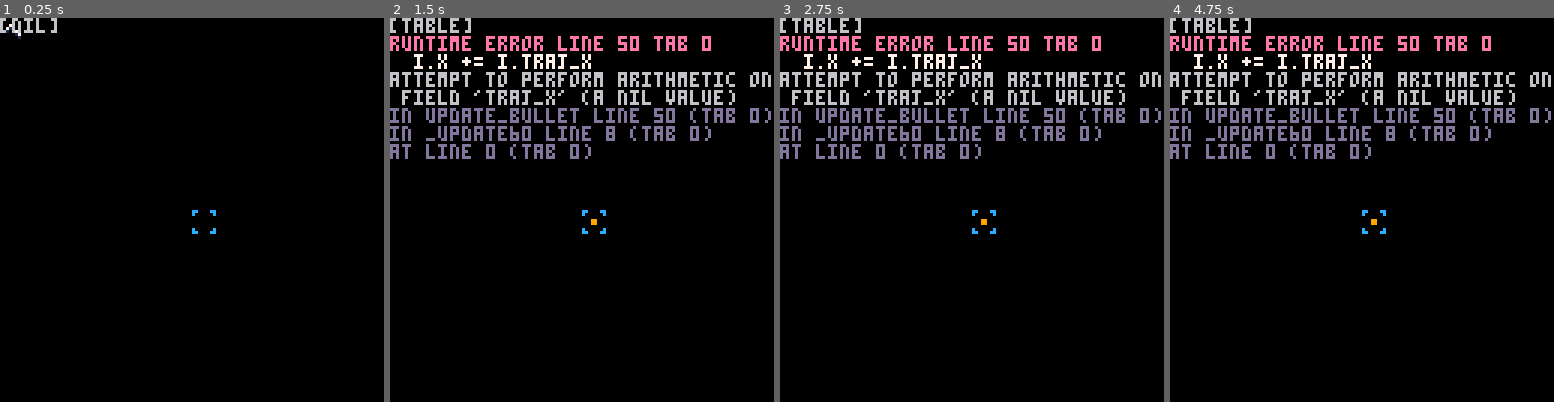
Above: before the commit, frames 1-4 (left to right).
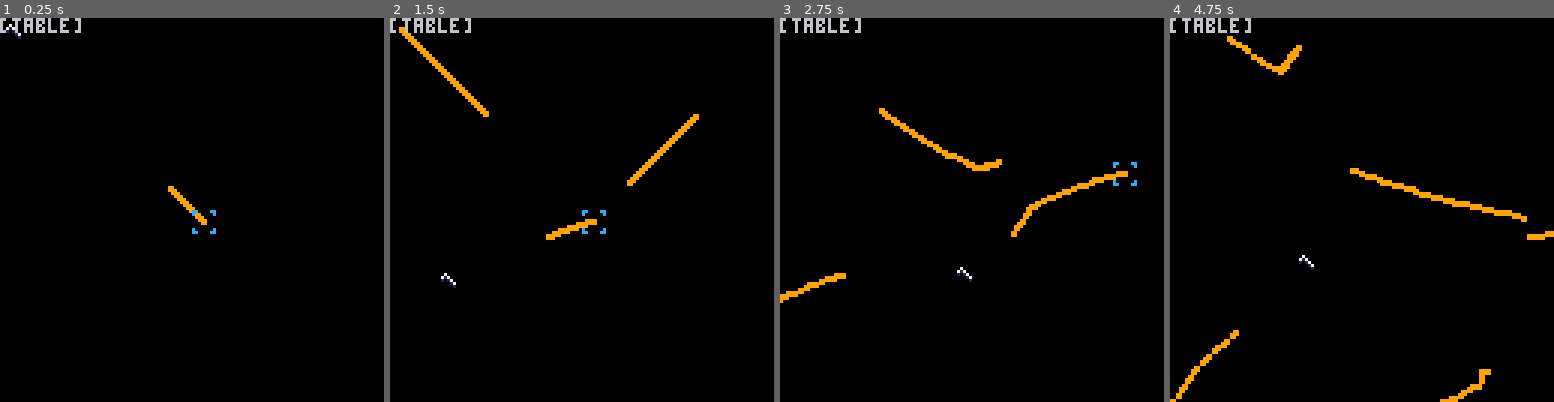
Above: after the commit, the same moments.

Repository: Yolwoocle/birds_with_guns
Game: PICO-8 cartridge zeldalike.p8
The game is run twice, just before and just after one commit, with the same random seed, the same clock (stepped at 60 frames per second) and the same inputs.
Inputs (mouse positions are in pixels of both pictures, inside the frame that each line leads up to):
- Up to frame 1 (0.25 s): no input
- Up to frame 2 (1.5 s): click (670, 121) at 0.67 s; tap O (Z key) at 0.7 s; click (436, 267) at 1.22 s
- Up to frame 3 (2.75 s): hold Right 1.6-2.1 s; tap O (Z key) at 1.7, 2.1, 2.5 s; click (887, 114) at 1.77 s; hold Up 2.15-2.42 s; click (952, 259) at 2.32 s; hold Right from 2.47 s (still down)
- Up to frame 4 (4.75 s): click (1404, 106) at 2.87 s; tap O (Z key) every 0.4 s from 2.9 to 4.5 s; release Right at 3.03 s; hold Left 3.08-3.58 s; click (1465, 256) at 3.42 s; hold Down 3.63-3.97 s; click (1231, 102) at 3.97 s; hold Right 4.02-4.68 s; click (1292, 248) at 4.52 s; hold Up from 4.73 s (still down)

The runs differ from the first frame. In frame 1, 0.5% of the frame differs, in the area x 3-54%, y 0-54%; in frame 2, 9.3%; in frame 3, 9.8%; in frame 4, 10%, in the area x 0-100%, y 4-100%.
Error before the commit: runtime error line 50 tab 0; i.x += i.traj_x; attempt to perform arithmetic on field 'traj_x' (a nil value)

Commit message:
Update zeldalike.p8

Diff:
--- a/zeldalike.p8
+++ b/zeldalike.p8
@@ -9,8 +9,10 @@
 function _update60()
  mouse_x_y()
 	update_bullet()
+	player_update()
 	for i in all(player) do
-	 if (btn(🅾️)) spawn_bullet(i.x,i.y,1,1)
+	 --if (btn(🅾️))
+	 spawn_bullet(i.x,i.y,1,1)
  end
 end
 
@@ -26,6 +28,15 @@
 function init_player()
 	player={}
 	add(player,{nb_player=1,x=64,y=64})
+end
+
+function player_update()
+	for i in all(player) do
+	 if (btn(⬅️)) i.x-=1
+	 if (btn(➡️)) i.x+=1
+	 if (btn(⬆️)) i.y-=1
+	 if (btn(⬇️)) i.y+=1
+	end
 end
 
 function draw_player()
@@ -44,7 +55,7 @@
  xy = get_traj(x,y,mouse_x,mouse_y)
  traj_x = xy.x
  traj_y = xy.y
-	add(bullet,{x=x,y=y,type_bullet=type_bullet,speed,traj_x,traj_y})
+	add(bullet,{x=x,y=y,type_bullet=type_bullet,speed=speed,traj_x=traj_x,traj_y=traj_y})
 
 end
 
